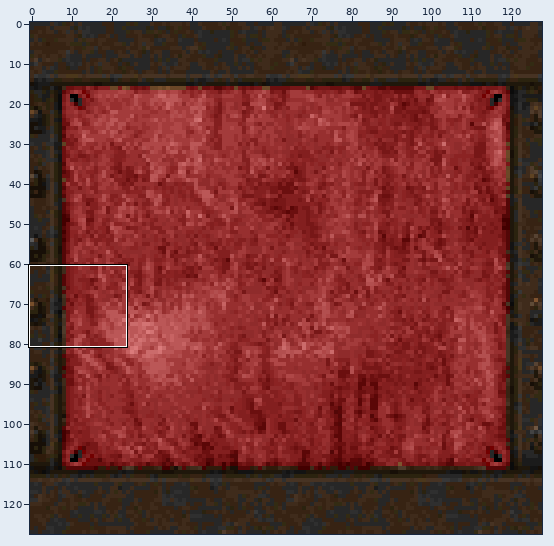
Two versions of one sprite sheet, Textures/flesh/SKIN2000.png. The picture above shows the old version from afar; the outline marks the close-up.
Close-up. First the earlier version:
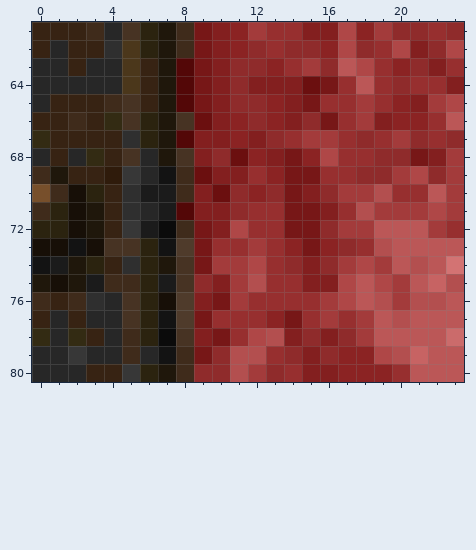
The file is 128x128 pixels. Colours within 5 levels of each other are drawn and written as one. Shown: x 0..23, y 61..80. The commit also changed other parts of the picture, which this record leaves out.
The result:
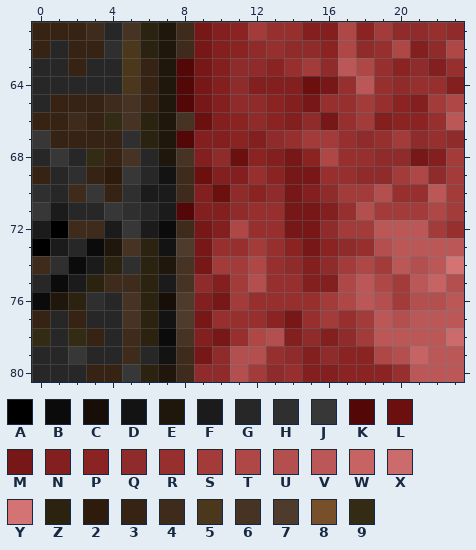
Palette (. is transparent): A #000000  B #0b0b0b  C #170f07  D #131313  E #1f170b  F #1b1b1b  G #272727  H #2f2f2f  J #373737  K #530707  L #6b0f0f  M #771717  N #831f1f  P #8b2323  Q #8f2b2b  R #972f2f  S #a33b3b  T #af4747  U #b34f4f  V #bb5757  W #c76363  X #cb6b6b  Y #d37373  Z #2b230f  2 #2f1b0b  3 #372313  4 #3f2b1b  5 #4b371b  6 #473323  7 #4f3b2b  8 #774f2b  9 #332b13
The exact change:
Colour 4 gives way to colour 3 in row 69 at x 0.
Colour C gives way to colour 4 in row 70 at x 2; in row 72 at x 2.
Colour D gives way to colour 4 in row 74 at x 0.
Colour E gives way to colour 4 in row 72 at x 3.
Colour C gives way to colour A in row 73 at x 0.
Colour Z gives way to colour A in row 72 at x 1.
Colour 4 gives way to colour B in row 76 at x 0.
Colour C gives way to colour B in row 73 at x 3; in row 75 at x 1.
Colour E gives way to colour B in row 74 at x 2.
Colour 3 gives way to colour E in row 76 at x 1.
Colour 6 gives way to colour E in row 73 at x 4.
Colour 3 gives way to colour F in row 72 at x 4.
Colour C gives way to colour F in row 73 at x 1.
Colour E gives way to colour F in row 75 at x 2.
Colour Z gives way to colour F in row 71 at x 1; in row 72 at x 0; in row 74 at x 3.
Colour 4 gives way to colour G in row 70 at x 1.
Colour C gives way to colour G in row 71 at x 2.
Colour D gives way to colour G in row 73 at x 2.
Colour E gives way to colour G in row 69 at x 1; in row 71 at x 3; in row 75 at x 0.
Colour 3 gives way to colour H in row 69 at x 2.
Colour 8 gives way to colour H in row 70 at x 0.
Colour F gives way to colour H in row 74 at x 1.
Colour 3 gives way to colour J in row 68 at x 1; in row 71 at x 4.
Colour 4 gives way to colour J in row 71 at x 0.
Colour 9 gives way to colour J in row 67 at x 0.
Colour Z gives way to colour J in row 70 at x 3.
Colour 3 gives way to colour Z in row 74 at x 4.
Colour 4 gives way to colour Z in row 76 at x 2.
Colour F gives way to colour Z in row 75 at x 3.
